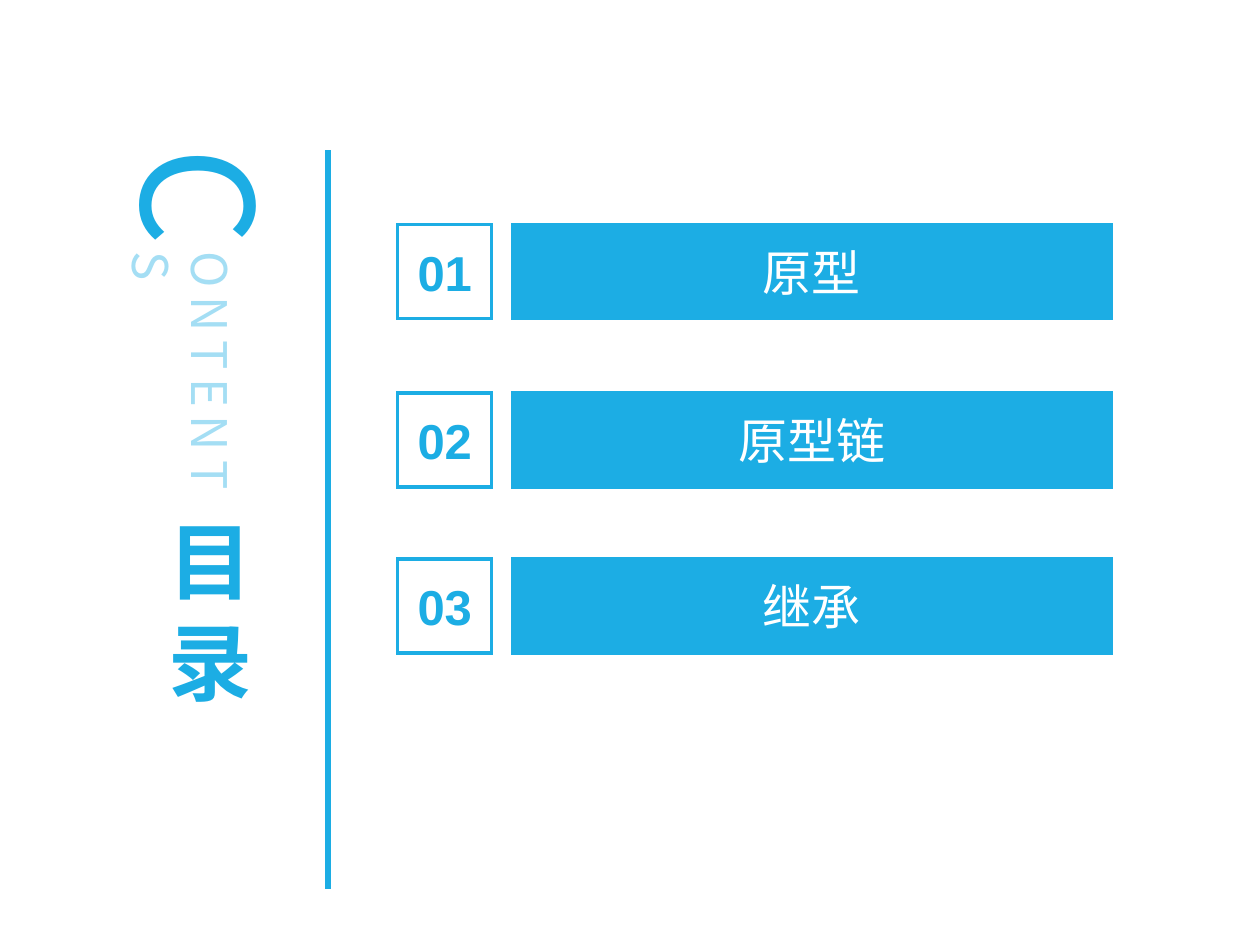
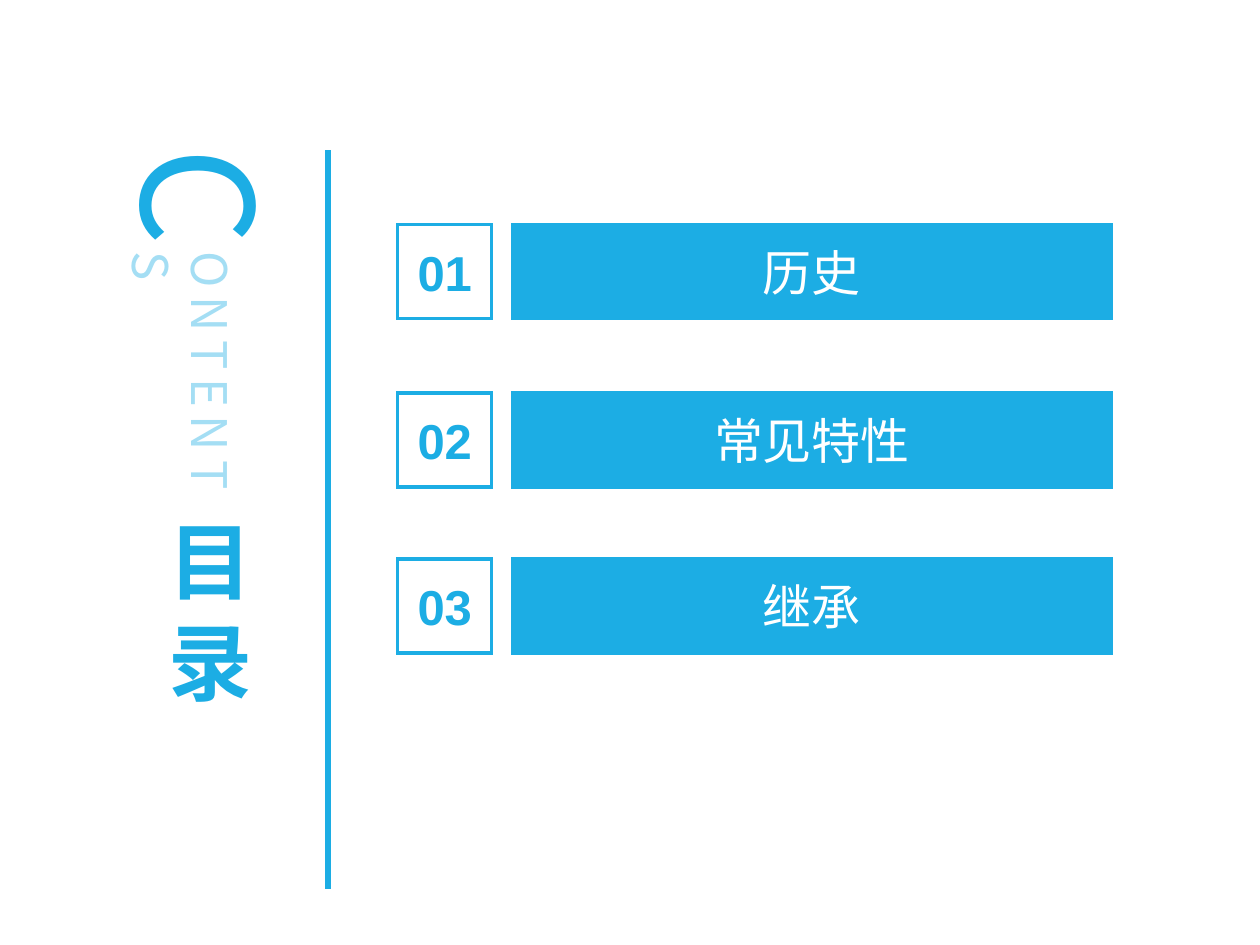
Before and after one commit to 1392731944/es6, a slide deck: slide 2 of es6分享.pptx. Drawn at 1260x945 pixels with LibreOffice and Linux fonts; fonts in the diff are those of the drawing; background and template pictures are left out. Boxes give left, top, right and bottom in pixels: in the first picture for what was removed or moved away, otherwise in the second. Text is boxed around its words. In the diff, an @@ line names an element or a change of style, - is before the commit and + after.

```diff
--- a/es6分享.pptx
+++ b/es6分享.pptx
@@ text in rectangle at (x1=763, y1=250, x2=861, y2=295): text changed @@
-原型
+历史
@@ text in rectangle at (x1=714, y1=417, x2=910, y2=463): text changed @@
-原型链
+常见特性
```
Also in this commit, not shown: 4 other files.
